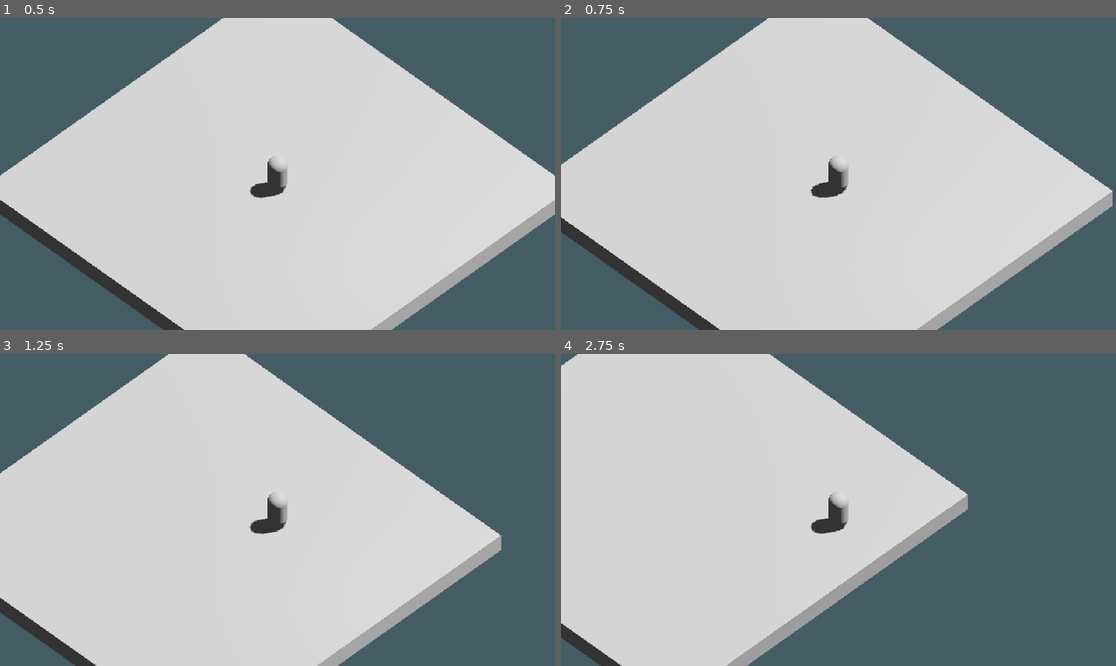
Above: before the commit, frames 1-4 (two rows, left to right).
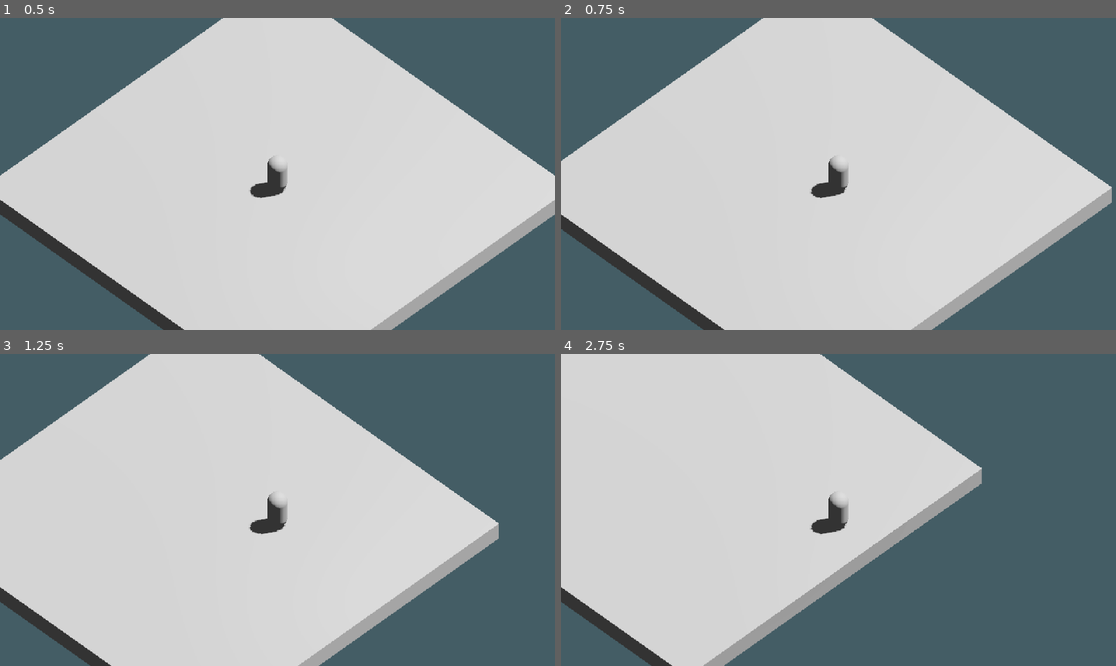
Above: after the commit, the same moments.

Repository: LargeMitchell/GMTKJAM2024
Game: Godot game, scene res://core/root.tscn
The game is run twice, just before and just after one commit, with the same random seed, the same clock (stepped at 60 frames per second) and the same inputs.
Inputs:
- Up to frame 1 (0.5 s): no input
- Up to frame 2 (0.75 s): tap Enter at 0.5 s; hold Right (ui_right) from 0.53 s (still down)
- Up to frame 3 (1.25 s): keep holding Right (ui_right)
- Up to frame 4 (2.75 s): release Right (ui_right) at 1.28 s; hold Down (ui_down) 1.28-2.03 s; hold Right (ui_right) from 2.03 s (still down)

Frame 1 is identical in both runs. In frame 2, 2.4% of the frame differs, in the area x 0-100%, y 0-100%; in frame 3, 6.8%; in frame 4, 10%, in the area x 0-76%, y 0-100%.

Commit message:
Fixed movement direction

Diff:
--- a/player/player.gd
+++ b/player/player.gd
@@ -6,7 +6,7 @@
 	# Get the input direction and handle the movement/deceleration.
 	# As good practice, you should replace UI actions with custom gameplay actions.
 	var input_dir := Input.get_vector("ui_left", "ui_right", "ui_up", "ui_down")
-	var direction := Vector3(input_dir.x, 0, input_dir.y).normalized().rotated(Vector3.UP, 45.0)
+	var direction := Vector3(input_dir.x, 0, input_dir.y).rotated(Vector3.UP, PI/4).normalized()
 	if direction:
 		velocity.x = direction.x * SPEED
 		velocity.z = direction.z * SPEED
@@ -14,4 +14,6 @@
 		velocity.x = move_toward(velocity.x, 0, SPEED)
 		velocity.z = move_toward(velocity.z, 0, SPEED)
 
+	print(Vector2(velocity.x, velocity.z))
+
 	move_and_slide()
